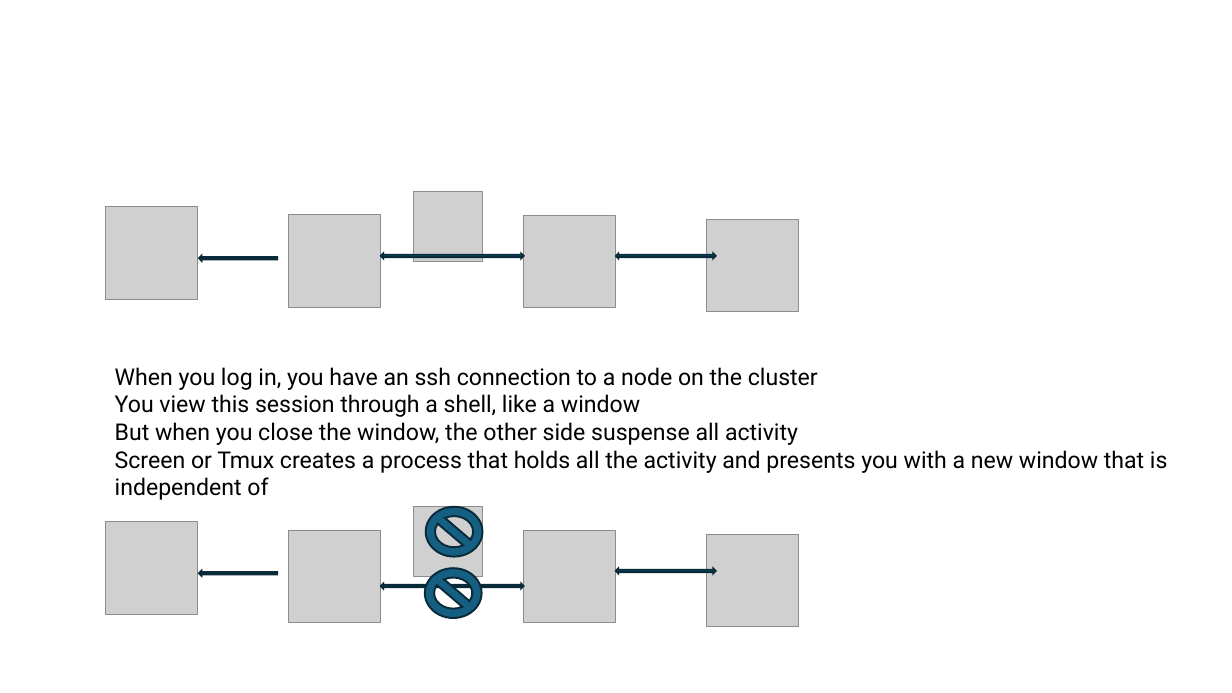
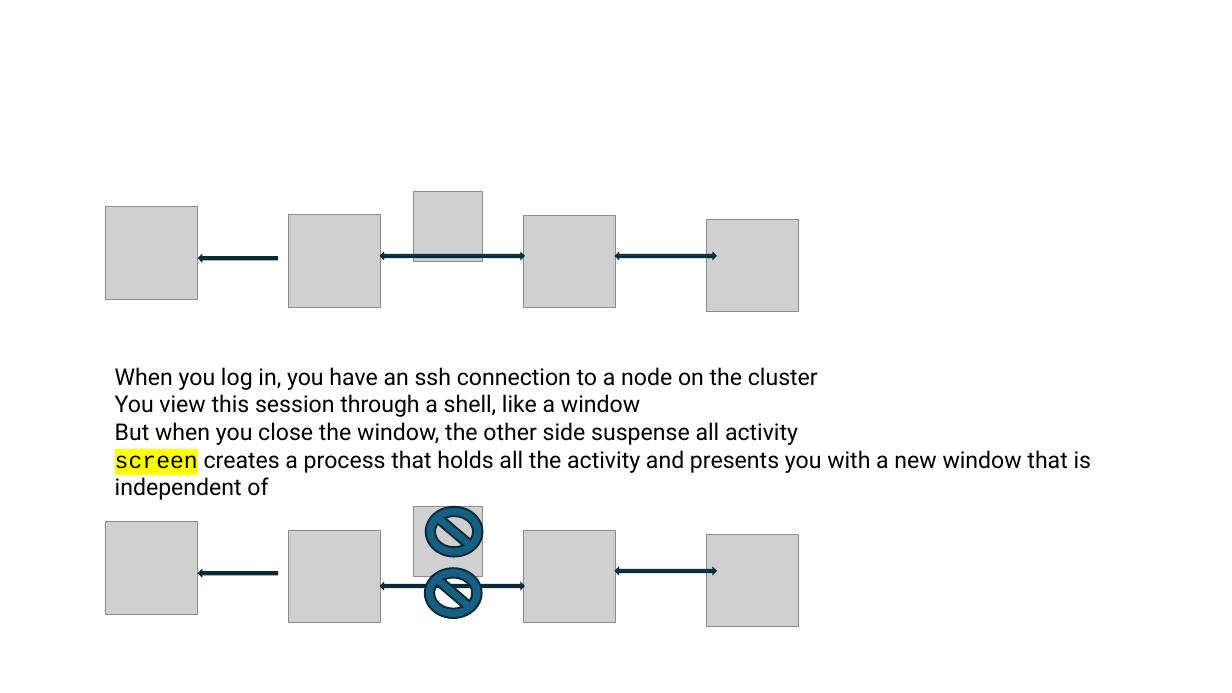
Before and after one commit to harvardinformatics/short-trainings, a slide deck: slide 17 of cmd-line-101/cmdline_tips_draft.pptx. Drawn at 1232x693 pixels with LibreOffice and Linux fonts; fonts in the diff are those of the drawing; grey boxes stand for pictures. Boxes give left, top, right and bottom in pixels: in the first picture for what was removed or moved away, otherwise in the second. Text is boxed around its words. In the diff, an @@ line names an element or a change of style, - is before the commit and + after.

```diff
--- a/cmd-line-101/cmdline_tips_draft.pptx
+++ b/cmd-line-101/cmdline_tips_draft.pptx
@@ text at (x1=115, y1=450, x2=1092, y2=500): text changed @@
-Screen or Tmux creates a process that holds all the activity and presents you with a new window that is independent of
+screen creates a process that holds all the activity and presents you with a new window that is independent of
```
Also in this commit, not shown: 12 other slides changed, 2 slides added.
